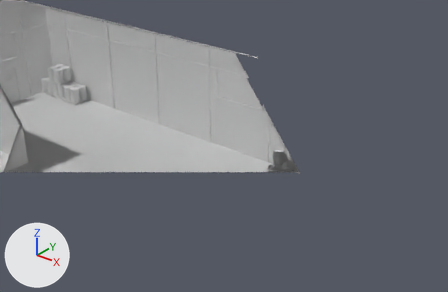
Before and after pictures for a commit that changed the FBX model Assets/Models/Buildings/AirportAngar05.fbx.
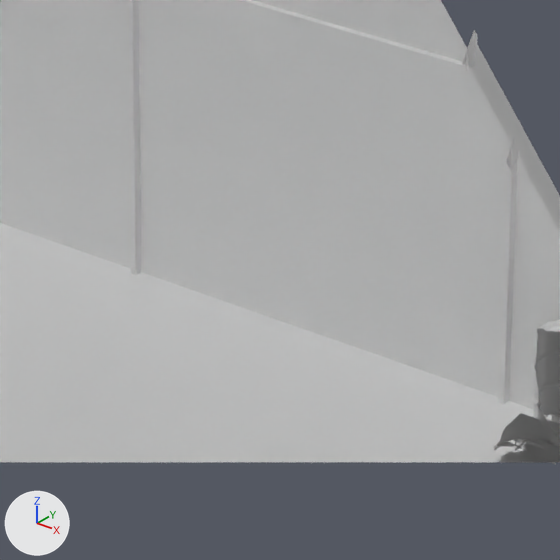
Each version is shown from a 50 mm lens placed at (14.44, -14.5, 15.26), pointed at (-4.51, 9.19, 0.57), then close up on the part from 42% to 62% of the width and 34% to 64% of the height. Lighting does not change. The marker at lower left points along +X, +Y and +Z. The older version's two pictures come first. Everything nearer to the camera than a plane just in front of the edit is cut away. Where no turn or scale is listed for an object, it has been applied to the vertices.

In view in the first close-up: 'BarrelBlue1.002', 'WHFloor.003', 'WHWall1.001'.
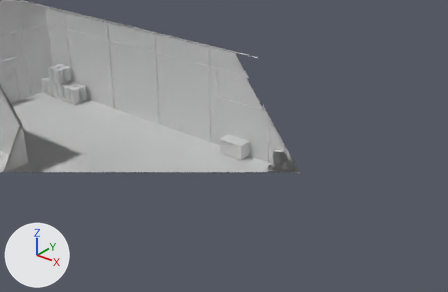
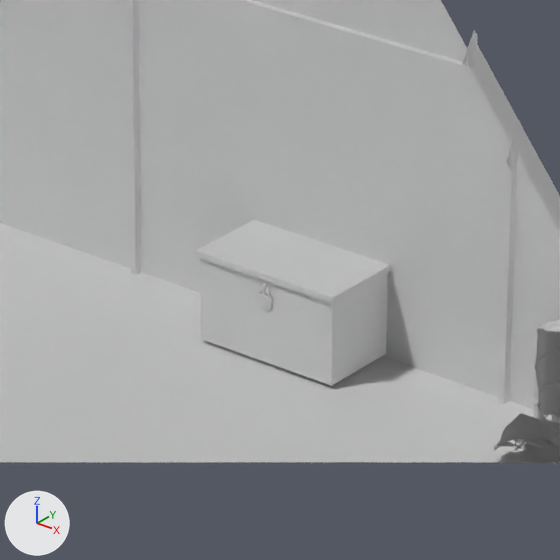
Boxes (x1, y1, x2, y2) around the edits, measured in the close-ups (560 x 560 px):
'InstrumentBoxKey.001', added: after (196, 220, 391, 386)

Patch to the scene script:
```diff
--- a/Assets/Models/Buildings/AirportAngar05.fbx.py
+++ b/Assets/Models/Buildings/AirportAngar05.fbx.py
@@ me_chapel_d_033 @@
+me_chapel_d_033.from_pydata(...)  # 94 vertices, 65 faces; spans x -0.734..0.734, y -0.403..0.402, z -0.846..0.0
+me_chapel_d_033.materials.append(mat_atlascommon1)  # white #e7e7e7
@@ ob_instrumentboxkey_001 @@
+ob_instrumentboxkey_001 = bpy.data.objects.new('InstrumentBoxKey.001', me_chapel_d_033)
+ob_instrumentboxkey_001.location = (-4.042, 9.529, 0.942)
```
